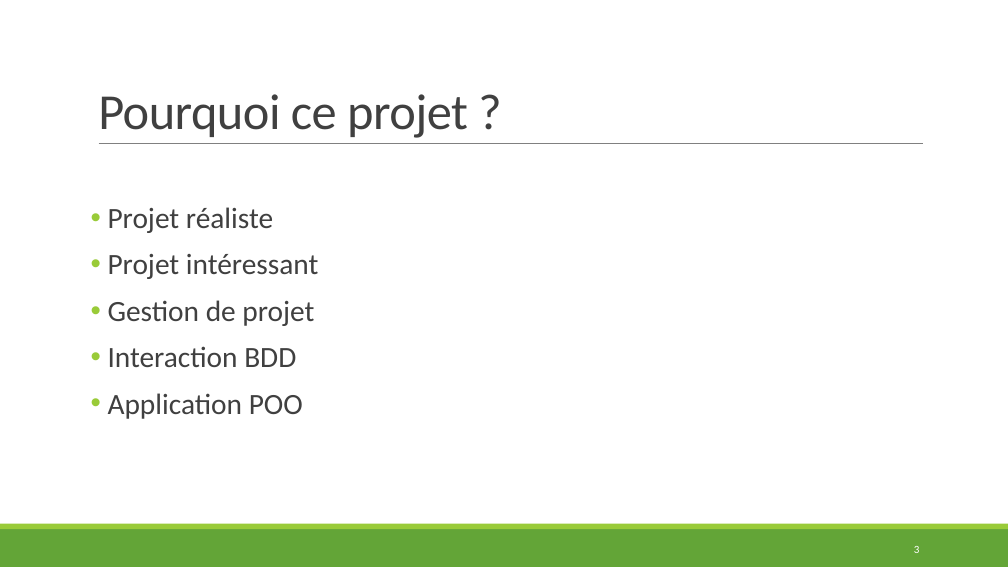
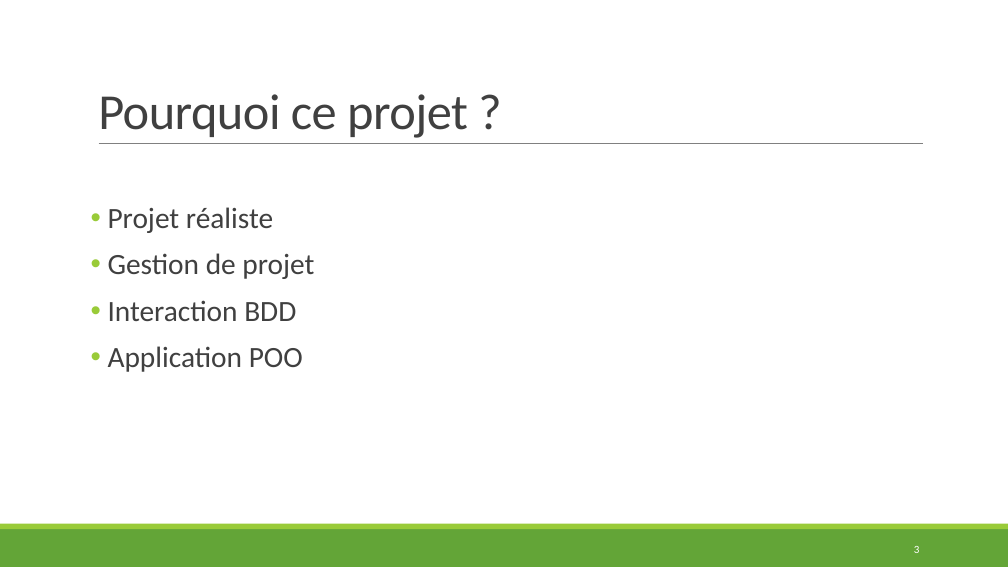
Before and after one commit to AntoineMartet/CargoFlow, a slide deck: slide 3 of Documentation/CargoFlow_Presentation.pptx. Drawn at 1008x567 pixels with LibreOffice and Linux fonts; fonts in the diff are those of the drawing. Boxes give left, top, right and bottom in pixels: in the first picture for what was removed or moved away, otherwise in the second. Text is boxed around its words. In the diff, an @@ line names an element or a change of style, - is before the commit and + after.

```diff
--- a/Documentation/CargoFlow_Presentation.pptx
+++ b/Documentation/CargoFlow_Presentation.pptx
@@ text at (x1=108, y1=254, x2=319, y2=279): paragraph removed @@
-• Projet intéressant
```
Also in this commit, not shown: 4 other slides changed, 2 slides added, 1 slide removed, 1 other file.
